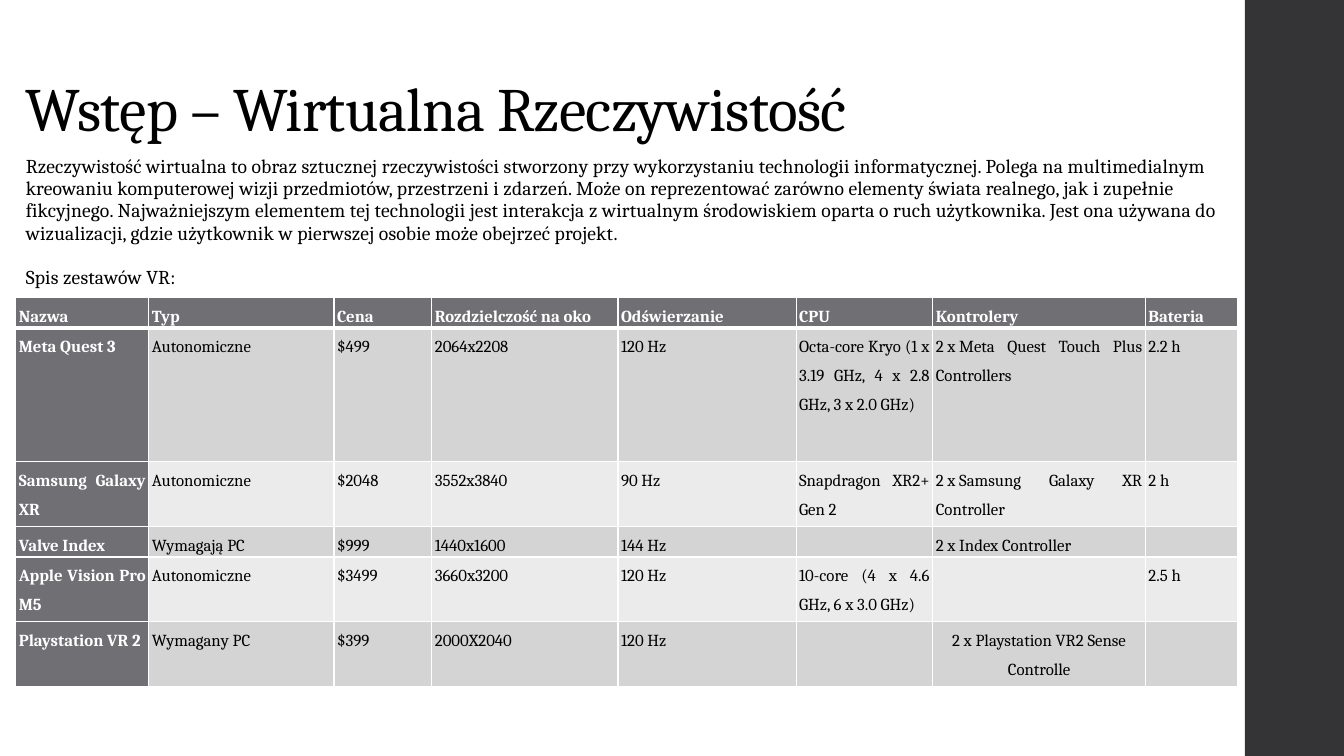
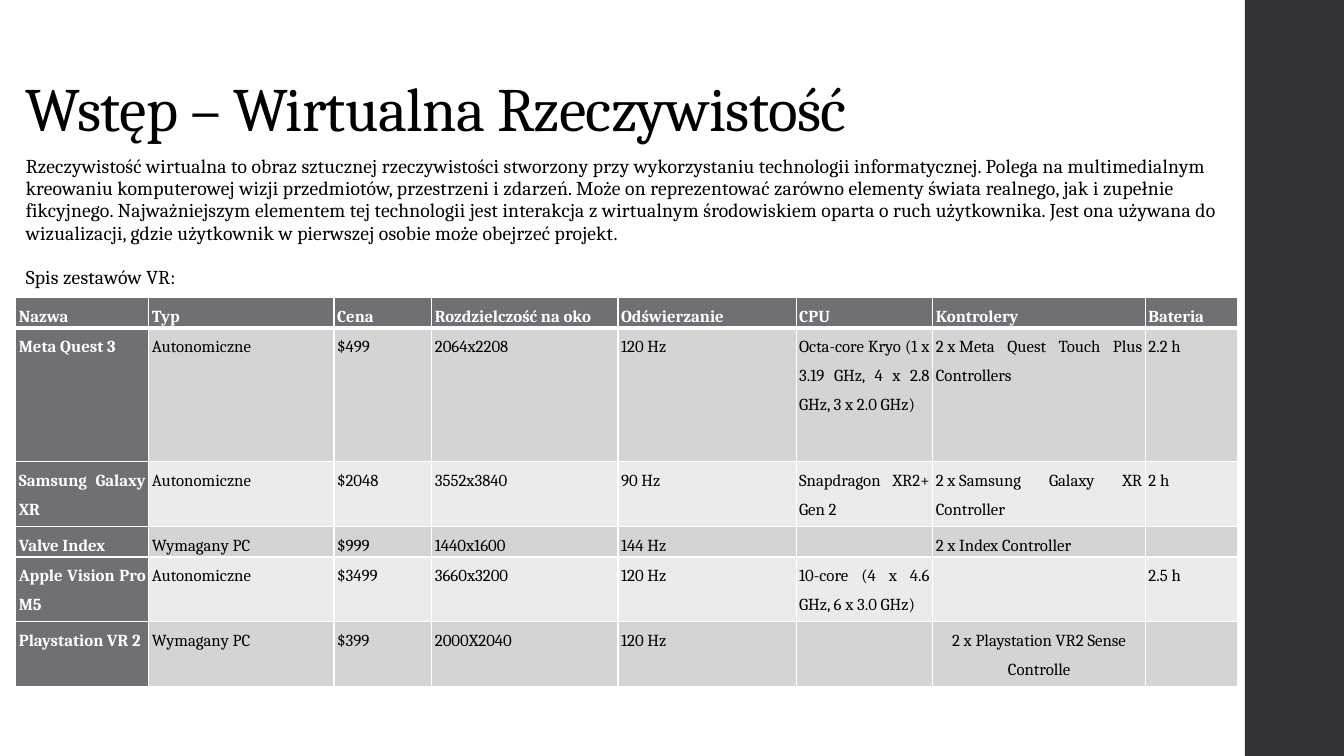
Before and after one commit to GlitchedGuest/PracaInzynieryjska, a slide deck: slide 3 of PrezentacjaAndrzejParuch.pptx. Drawn at 1344x756 pixels with LibreOffice and Linux fonts; fonts in the diff are those of the drawing. Boxes give left, top, right and bottom in pixels: in the first picture for what was removed or moved away, otherwise in the second. Text is boxed around its words. In the diff, an @@ line names an element or a change of style, - is before the commit and + after.

```diff
--- a/PrezentacjaAndrzejParuch.pptx
+++ b/PrezentacjaAndrzejParuch.pptx
@@ table at [16,297,1239,735] @@
-row 4, column 2: Wymagają PC
+row 4, column 2: Wymagany PC
```
Also in this commit, not shown: 1 other slide changed, 1 slide added.
